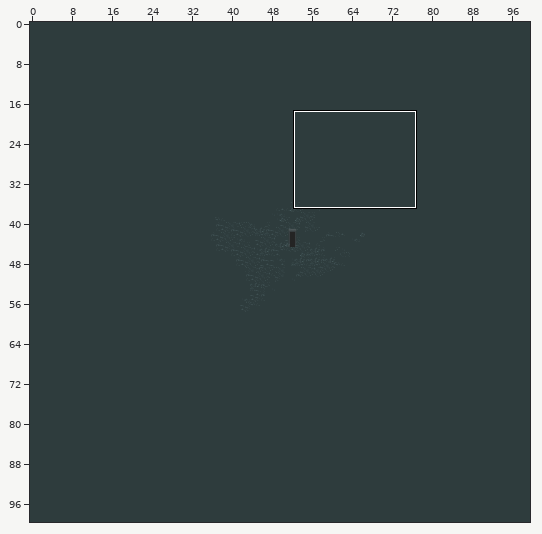
Tiled map: src/regions/allorova.tmx. Above, an overview of the earlier version with the close-up marked.
Close-up. Old version:
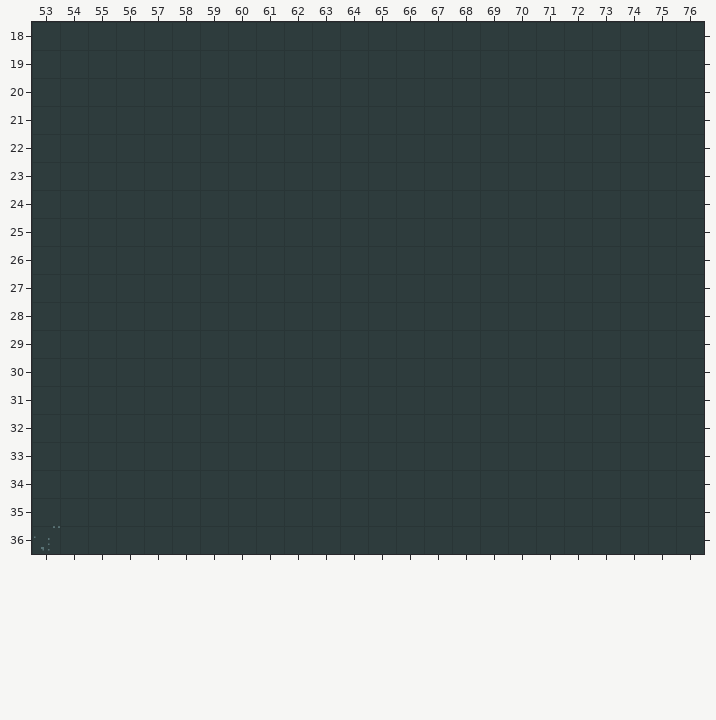
Cells are 32x32 px. Shown: x 53..76, y 18..36. The commit also changed other parts of the map, which this record leaves out.
Once edited:
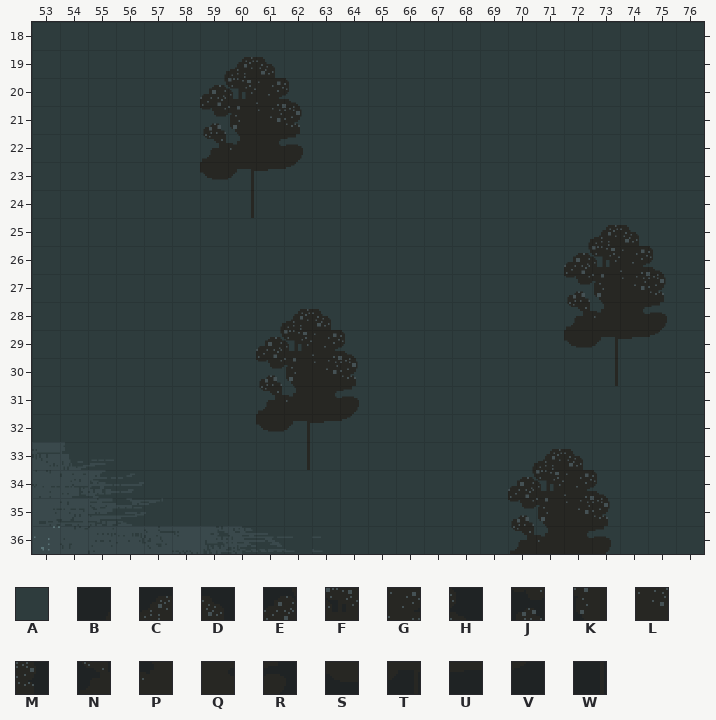
Key: from "World": A 0, B 17, C 18, D 19, E 77, F 78, G 79, H 80, J 137, K 138, L 139, M 140, N 197, P 198, Q 199, R 200, S 257, T 258, U 259, V 260, W 318.
_ is an empty cell, . an unchanged one.
Tiles of an added or newly shown layer are drawn over the layers below it.
From old to new:
--- layer "Grass"
@@ x 59..75 @@
-19 ___..............
-20 ____.............
-21 __._.............
-22 ____.............
-23 ____.............
-24 ._...............
-25 .............___.
-26 .............____
-27 .............__._
-28 ..___........____
-29 ..____.......____
-30 ..__._........_..
-31 ..____...........
-32 ..____...........
-33 ..._.......___...
-34 ...........____..
-35 ...........__._..
-36 ...........____..
+19 AAA..............
+20 AAAA.............
+21 AA.A.............
+22 AAAA.............
+23 AAAA.............
+24 .A...............
+25 .............AAA.
+26 .............AAAA
+27 .............AA.A
+28 ..AAA........AAAA
+29 ..AAAA.......AAAA
+30 ..AA.A........A..
+31 ..AAAA...........
+32 ..AAAA...........
+33 ...A.......AAA...
+34 ...........AAAA..
+35 ...........AA.A..
+36 ...........AAAA..
--- layer "Dirt"
@@ x 59..75 @@
-19 AAA..............
-20 AAAA.............
-21 AAAA.............
-22 AAAA.............
-23 AAAA.............
-24 .A...............
-25 .............AAA.
-26 .............AAAA
-27 .............AAAA
-28 ..AAA........AAAA
-29 ..AAAA.......AAAA
-30 ..AAAA........A..
-31 ..AAAA...........
-32 ..AAAA...........
-33 ...A.......AAA...
-34 ...........AAAA..
-35 ...........AAAA..
-36 ...........AAAA..
+19 ___..............
+20 ____.............
+21 ____.............
+22 ____.............
+23 ____.............
+24 ._...............
+25 .............___.
+26 .............____
+27 .............____
+28 ..___........____
+29 ..____.......____
+30 ..____........_..
+31 ..____...........
+32 ..____...........
+33 ..._.......___...
+34 ...........____..
+35 ...........____..
+36 ...........____..
--- layer "Outer Trees" (now shown)
@@ x 59..75 @@
-19 ___..............
-20 ____.............
-21 ____.............
-22 ____.............
-23 ____.............
-24 ._...............
-25 .............___.
-26 .............____
-27 .............____
-28 ..___........____
-29 ..____.......____
-30 ..____........_..
-31 ..____...........
-32 ..____...........
-33 ..._.......___...
-34 ...........____..
-35 ...........____..
-36 ...........____..
+19 BCD..............
+20 EFGH.............
+21 JKLM.............
+22 NPQR.............
+23 STUV.............
+24 .W...............
+25 .............BCD.
+26 .............EFGH
+27 .............JKLM
+28 ..BCD........NPQR
+29 ..EFGH.......STUV
+30 ..JKLM........W..
+31 ..NPQR...........
+32 ..STUV...........
+33 ...W.......BCD...
+34 ...........EFGH..
+35 ...........JKLM..
+36 ...........NPQR..
Changed places in both close-ups, as pixel boxes (x1, y1, x2, y2):
changed: (200, 57, 303, 218)
changed: (564, 225, 667, 386)
changed: (256, 309, 359, 470)
changed: (508, 449, 611, 554)
